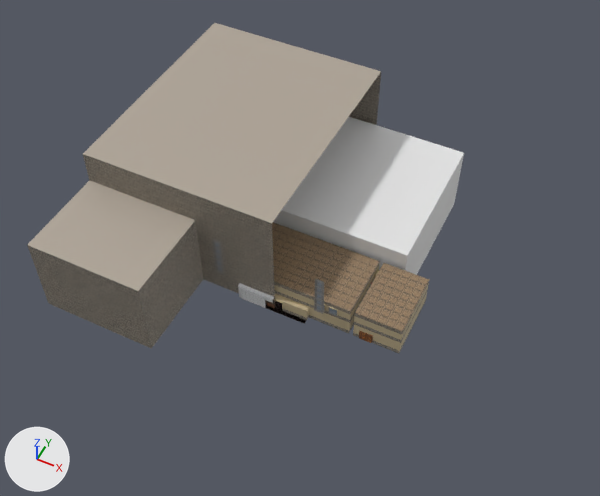
A saved change to the COLLADA model res/models/pb_lobby/pb_lobby.dae.
Before and after are seen from a 50 mm camera at (57.1, -119.5, 150.6) aimed at (-0.1, -5.0, 7.4). Every picture has the same lights, and +X, +Y and +Z are marked at lower left. Where no turn or scale is listed for an object, it has been applied to the vertices. Vertices at the same position are counted once.
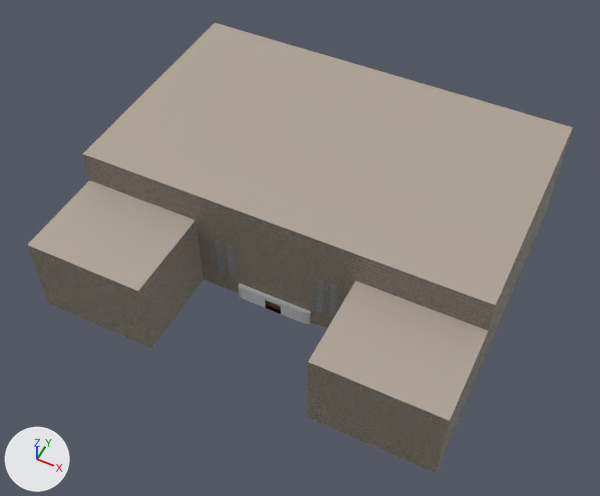
The change, as a diff of the scene's bpy script:
```diff
--- a/res/models/pb_lobby/pb_lobby.dae.py
+++ b/res/models/pb_lobby/pb_lobby.dae.py
@@ me_plane_060 @@
 # used by ob_plane_061; location = (0.0, -19.0, 0.0)
-me_plane_060.from_pydata(...)  # 15 vertices, 17 faces; spans x -9.0..0.0, y 0.0..1.0, z 0.0..4.0
+me_plane_060.from_pydata(...)  # 26 vertices, 34 faces; spans x -9.0..9.0, y 0.0..1.0, z 0.0..4.0
+# me_plane_060 part 1
+# 11 vertices are added at x 2.0..9.0, y 0.0..1.0, z 0.0..4.0
+# 17 new faces join them
 me_plane_060.materials.append(mat_pillar_main)
@@ me_plane_076 @@
 # used by ob_plane_003; location = (0.0, -30.0, 0.0)
-me_plane_076.from_pydata(...)  # 102 vertices, 168 faces; spans x -47.0..0.0, y -10.0..69.0, z 0.0..28.0
+me_plane_076.from_pydata(...)  # 176 vertices, 336 faces; spans x -47.0..47.0, y -10.0..69.0, z 0.0..28.0
+# me_plane_076 part 2: 74 vertices added at x 19.0..47.0, y -10.0..69.0, z 0.0..28.0
 me_plane_076.materials.append(mat_fancy_tiles)
```

Boxes [x1, y1, x2, y2] around the edits, measured in the pictures (600 x 496 px):
'Plane.003', reshaped (54% wider, 38% taller)
    before: [27, 23, 381, 348]
    after: [27, 23, 573, 473]
'Plane.061', reshaped (100% wider, 62% taller)
    before: [238, 283, 274, 308]
    after: [238, 283, 311, 324]
part 1 of me_plane_060, added
    after: [273, 297, 311, 324]
part 2 of me_plane_076, added
    after: [272, 71, 573, 473]
'Cube', unchanged, covered by the edit
    before: [273, 117, 464, 275]
'Plane.012', unchanged, covered by the edit
    before: [272, 222, 379, 312]
'Plane.053', unchanged, covered by the edit
    before: [355, 263, 429, 332]
'Plane', unchanged, covered by the edit
    before: [273, 266, 379, 331]
